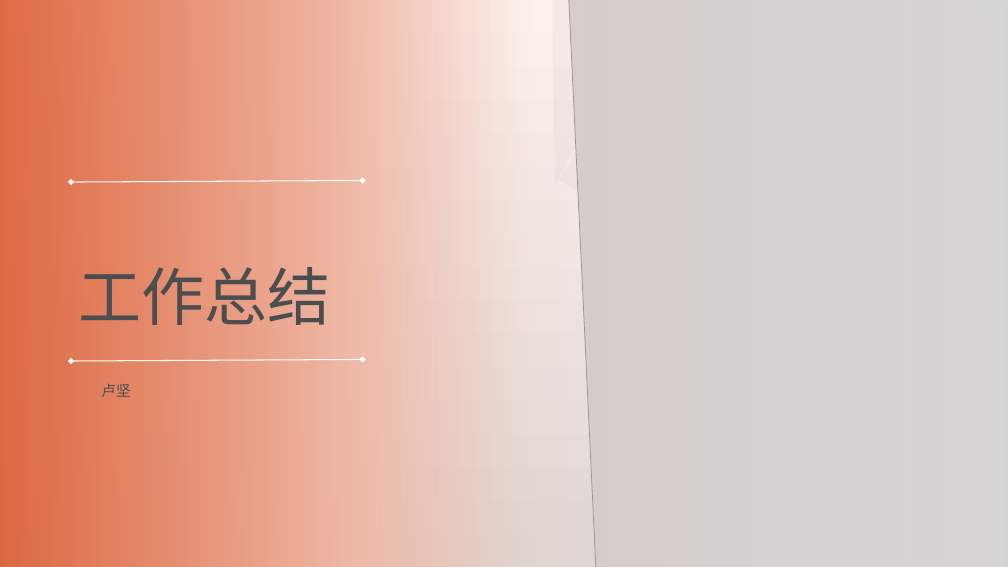
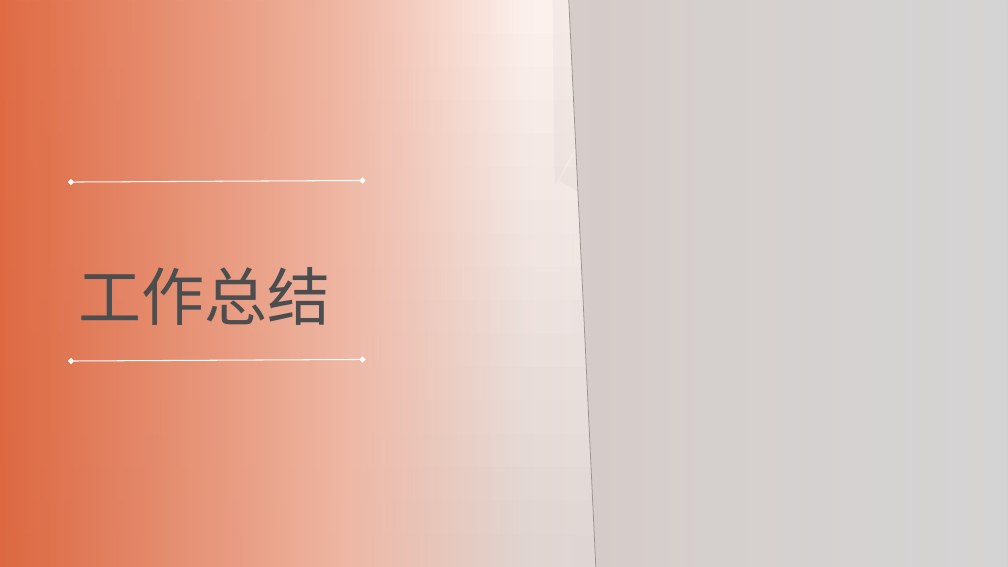
Before and after one commit to physicsLoveJava/java-miscellaneous, a slide deck: slide 1 of tech-interview/a-task/实习总结-07-26.pptx (slide 3 before the commit). Drawn at 1008x567 pixels with LibreOffice and Linux fonts; fonts in the diff are those of the drawing; grey boxes stand for pictures; background and template pictures are left out. Boxes give left, top, right and bottom in pixels: in the first picture for what was removed or moved away, otherwise in the second. Text is boxed around its words. In the diff, an @@ line names an element or a change of style, - is before the commit and + after.

```diff
--- a/tech-interview/a-task/实习总结-07-26.pptx
+++ b/tech-interview/a-task/实习总结-07-26.pptx
@@ text removed at box(101, 383, 130, 397) @@
-卢坚
```
Also in this commit, not shown: 7 other slides changed, 1 slide added, 4 slides removed.
